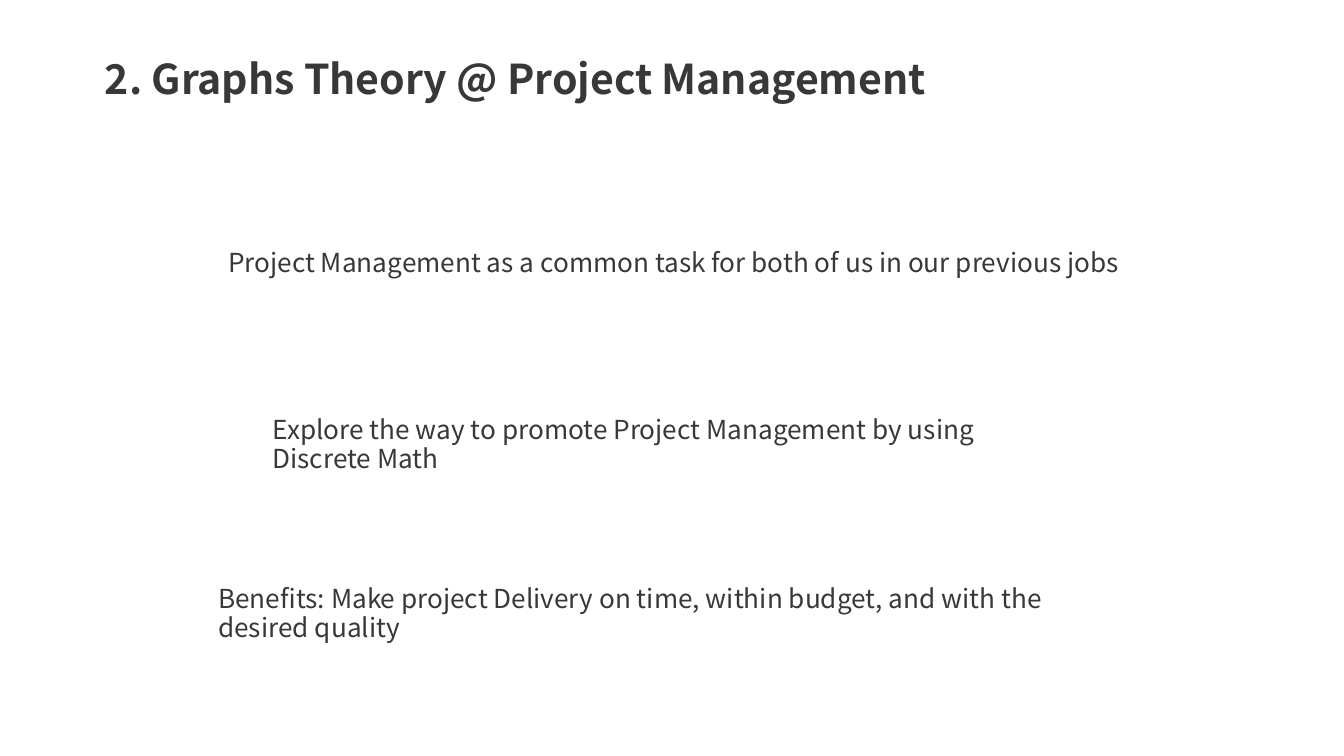
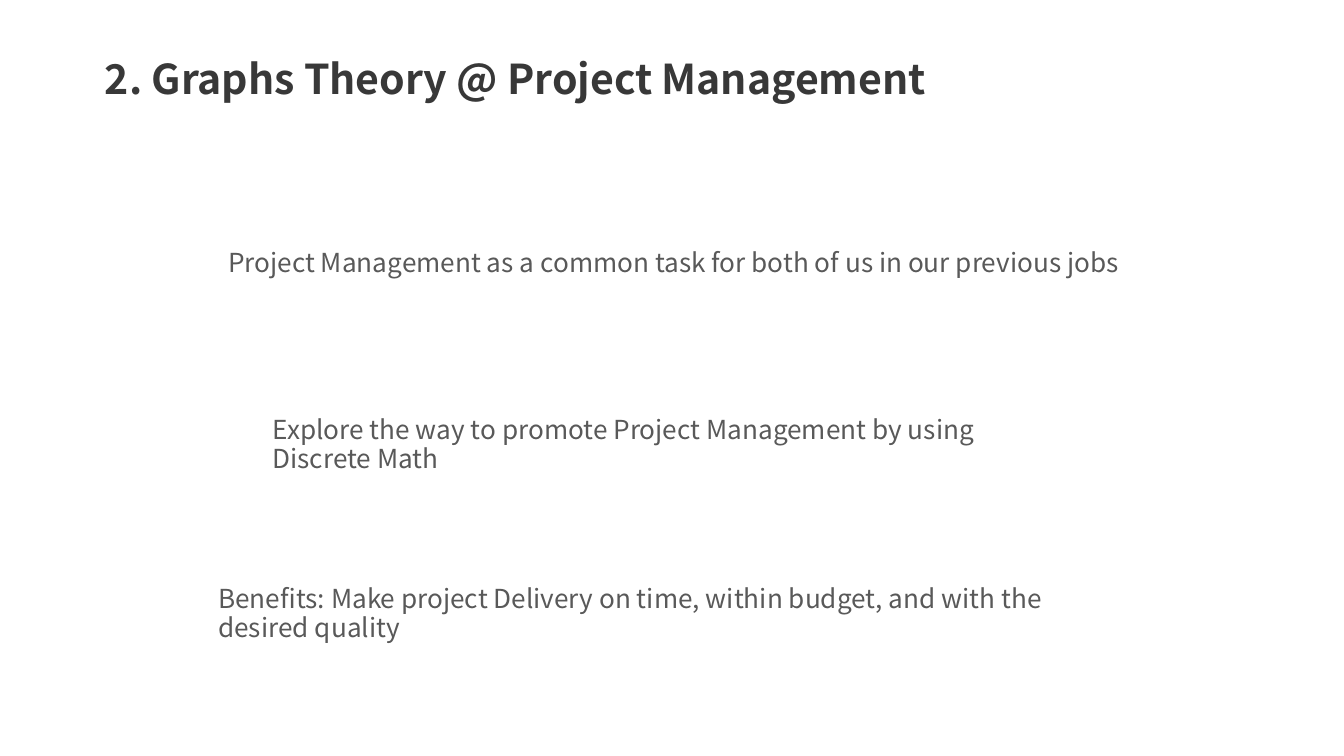
Before and after one commit to z-q-ying/CS-5002-Project, a slide deck: slide 4 of CS_5002_FinalProject_Slides_QiuyingZhou_ZhiweiZhou.pptx (slide 6 before the commit). Drawn at 1344x756 pixels with LibreOffice and Linux fonts; fonts in the diff are those of the drawing; background and template pictures are left out. Boxes give left, top, right and bottom in pixels: in the first picture for what was removed or moved away, otherwise in the second. Text is boxed around its words. In the diff, an @@ line names an element or a change of style, - is before the commit and + after.

```diff
--- a/CS_5002_FinalProject_Slides_QiuyingZhou_ZhiweiZhou.pptx
+++ b/CS_5002_FinalProject_Slides_QiuyingZhou_ZhiweiZhou.pptx
@@ text colour #383838 to #595959 in 3 elements at box(228, 251, 1118, 279), box(218, 587, 1042, 643), box(273, 418, 974, 469) @@
```
Also in this commit, not shown: 8 other slides changed, 3 slides added, 8 slides removed, 1 other file.
